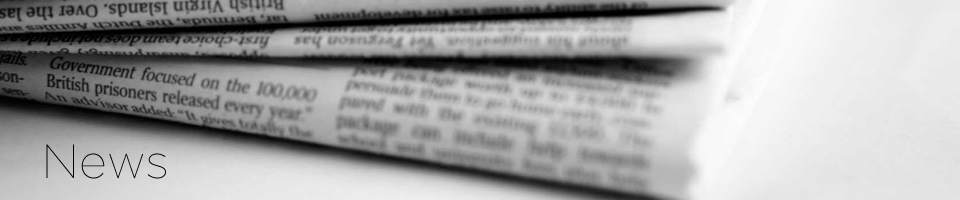
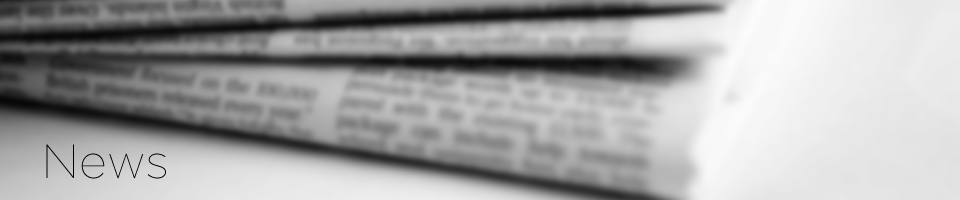
Layer changes from the first 960×200 image to the second:
painted on "Layer 7" over [0, 0, 954, 200]
